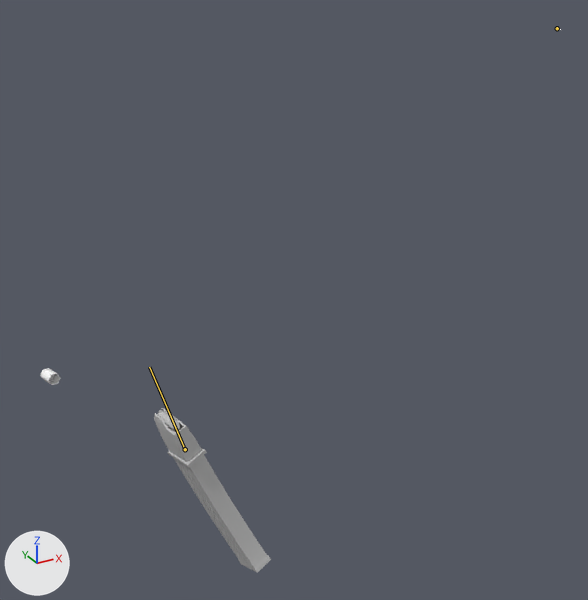
What one commit did to the FBX model models/weapons/hksmgii/hksmgii_v.fbx.
One viewpoint serves both versions: a camera (50 mm lens) standing at (-113.7, -110.0, 15.0) and looking at (-48.2, 9.1, -44.5). Lighting does not change. The marker at lower left points along +X, +Y and +Z. Both versions are drawn at frame 119 of the action 'Take 001'; the numbers are the values there. The bones that change are drawn over the model as lines.

The first picture shows 'polySurface3', 'shell'.
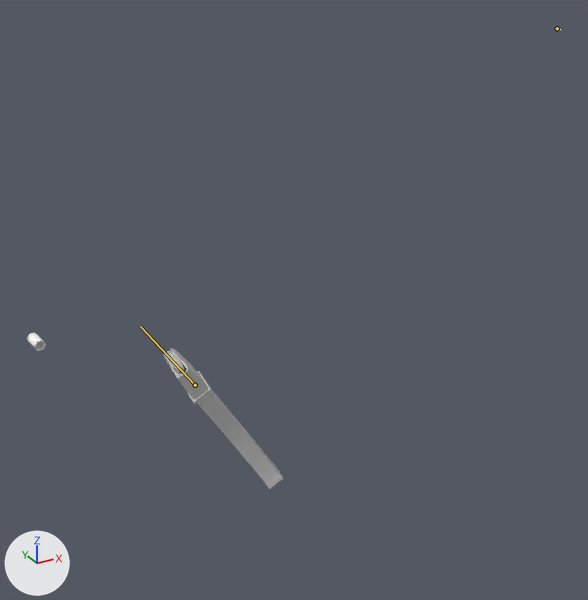
Changed parts and their boxes (x1, y1, x2, y2) in the pictures (588 x 600 px):
'polySurface3', posed (14% shorter): before (154, 408, 271, 573); after (163, 348, 283, 489)
'polySurface4', posed (17% narrower, 10% taller): before (157, 410, 180, 430); after (166, 351, 185, 373)
'shell', posed: before (40, 368, 60, 385); after (27, 333, 46, 351)
'polySurface6', posed: before (169, 428, 179, 433); after (173, 367, 185, 376)
bone 'arm_lower_R', root to tip: before (557, 28) to (557, 28); after (557, 28) to (557, 29)
bone 'mag', root to tip: before (185, 449) to (149, 367); after (195, 385) to (140, 326)

The change in detail:
Bone 'arm_lower_R' (bone_arm_lower_r) turns from (0, 0, -100) to (0, 0, -91) degrees about its own x, y and z.
Bone 'mag' (bone_mag) moves from (9.96, -26.34, 3.04) to (17.55, -26.51, 4.11).
Bone 'mag' (bone_mag) turns from (14, 0, -5) to (9, -12, 7) degrees about its own x, y and z.
